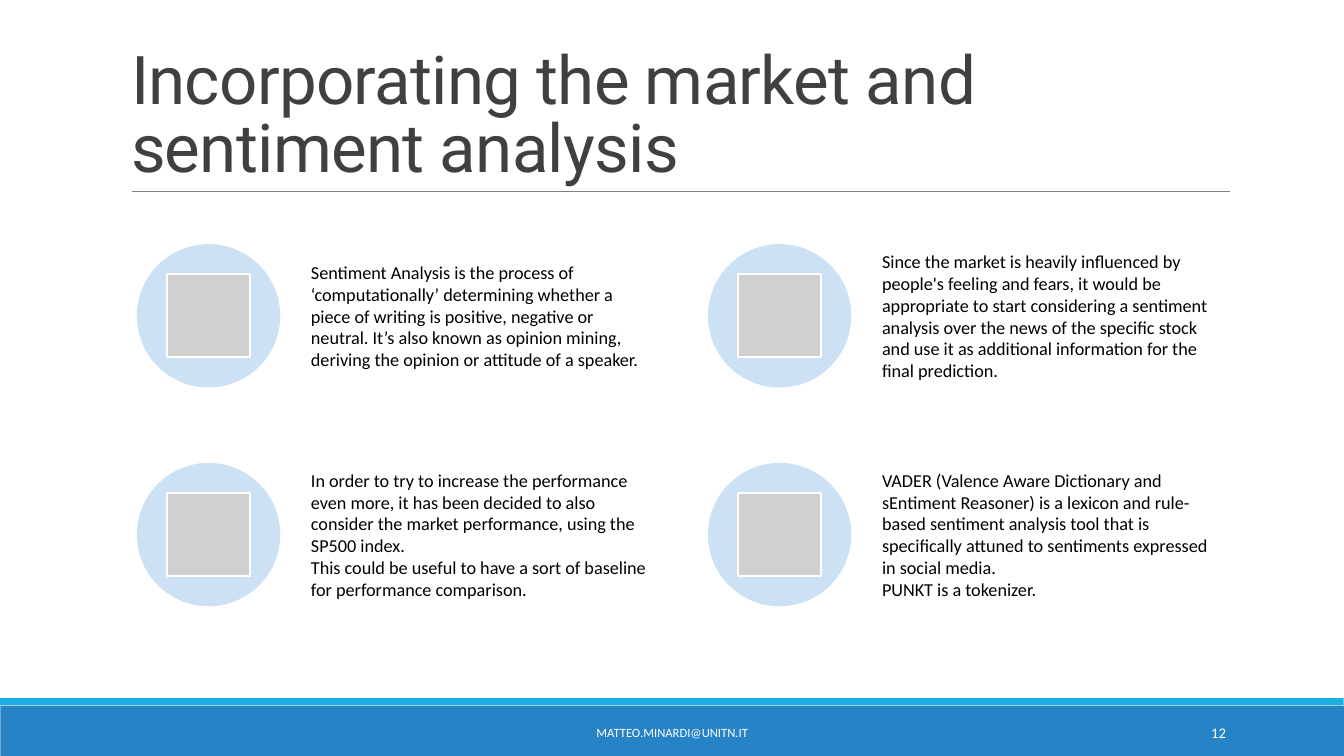
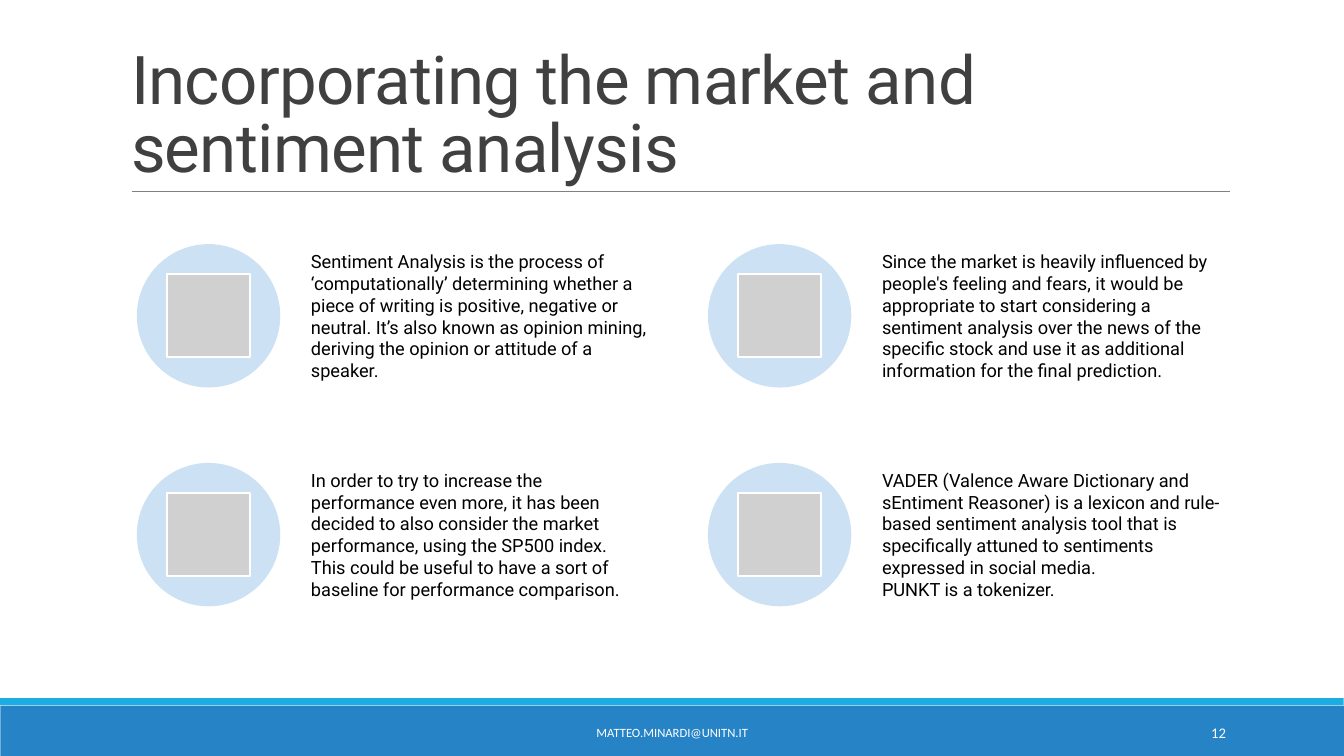
Before and after one commit to matteominardi/Futures-Contract-Pricing-Forecast-AI-for-finance, a slide deck: slide 12 of presentation.pptx. Drawn at 1344x756 pixels with LibreOffice and Linux fonts; fonts in the diff are those of the drawing; grey boxes stand for pictures. Boxes give left, top, right and bottom in pixels: in the first picture for what was removed or moved away, otherwise in the second. Text is boxed around its words. In the diff, an @@ line names an element or a change of style, - is before the commit and + after.

```diff
--- a/presentation.pptx
+++ b/presentation.pptx
@@ font Calibri to Roboto in 4 elements at box(311, 254, 647, 381), box(882, 254, 1208, 381), box(311, 473, 620, 600), box(882, 472, 1219, 596) @@
```
Also in this commit, not shown: 13 other slides changed, 2 other files.
